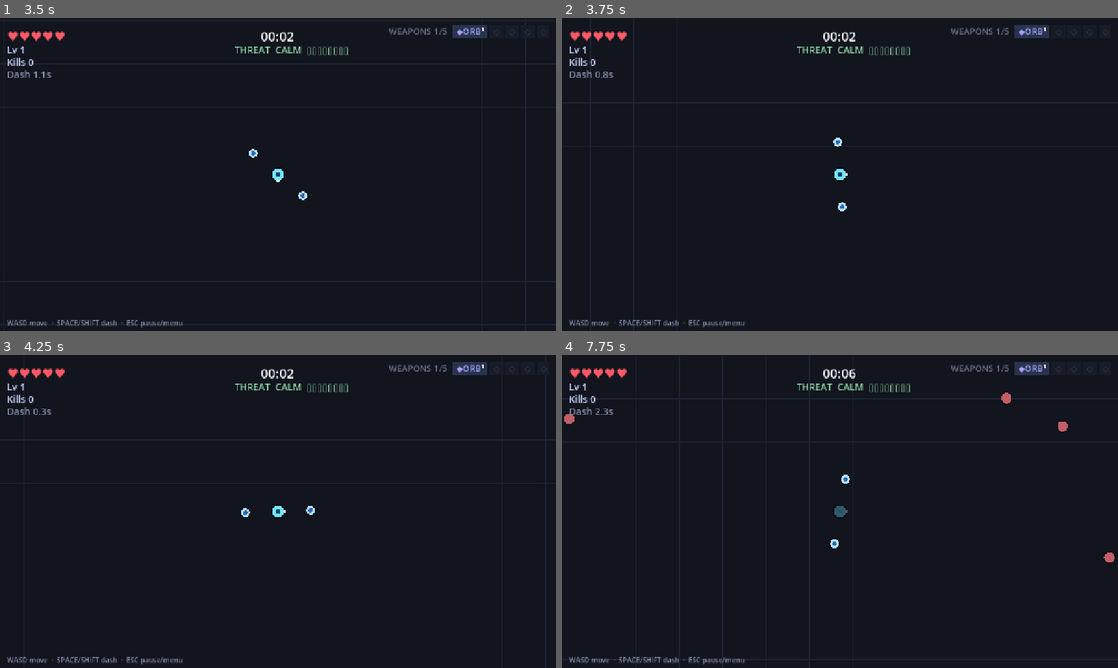
Above: before the commit, frames 1-4 (two rows, left to right).
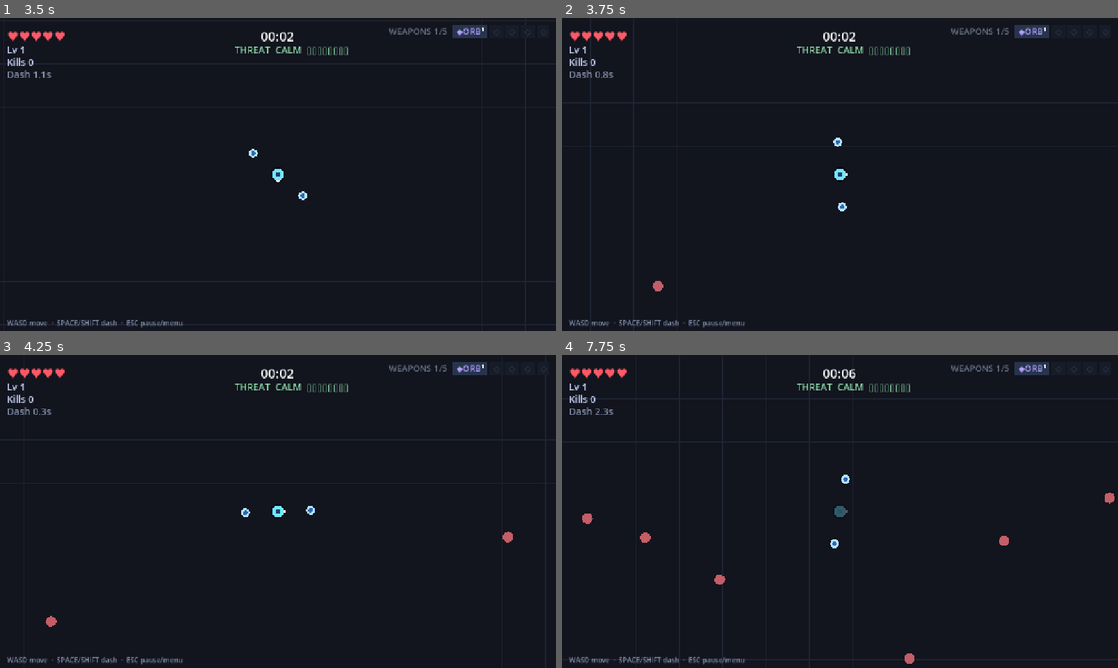
Above: after the commit, the same moments.

Repository: ICQCQ/NiceSwarm
Game: Godot game, scene res://scenes/main.tscn
Two runs of this game, one before a commit and one after it. Both use one fixed random seed, a clock stepped at 60 frames per second and the inputs below.
Inputs:
- Up to frame 1 (3.5 s): click "Play Solo" at 0.5 s; click "1. Orbit Blades" at 1.25 s; tap Enter at 2 s; hold D 2.03-2.78 s; hold Shift 2.03-2.78 s; tap Space at 2.27, 3.02 s; hold S from 2.78 s (still down); tap R at 2.85 s
- Up to frame 2 (3.75 s): release S at 3.53 s; hold D from 3.53 s (still down); tap M at 3.6 s
- Up to frame 3 (4.25 s): keep holding D
- Up to frame 4 (7.75 s): release D at 4.28 s; hold W 4.28-5.03 s; tap 1 at 4.35 s; tap Space at 4.52, 5.27, 6.02, 7.52 s; hold A 5.03-6.53 s; tap C at 5.1 s; tap V at 5.85 s; hold S 6.53-7.28 s; tap O at 6.6 s; hold D from 7.28 s (still down); tap L at 7.35 s

Frame 1 is identical in both runs. In frame 2, less than 0.1% of the frame differs, in the area x 16-19%, y 84-88%; in frame 3, 0.1%; in frame 4, 0.5%, in the area x 0-100%, y 12-99%.

Commit message:
balance: hard-difficulty pass — break the late-game snowball (target win <10%)
The game was too easy for a skilled player: once a build came online (~min 7) the
player out-ran/out-DPSed the capped swarm and took ZERO damage to 10:00. The kiting
bot sweep is saturated (dies mid-game) and blind to that window, so this was tuned
against a new FF lethality probe (NICESWARM_SIM god=1: immortal bot reaches 10:00,
player.lethal_taken tallies the would-be incoming damage per game-minute).

Density: ENEMY_CAP 220->300, spawn interval 5x (SPAWN_INTERVAL_START/_END 0.2/0.024)
ramped over DIFF_WARMUP_SECS 80->130 (survivable opening, not an instant flood),
SPAWN_DESIRED_* up, SPAWN_RING_MIN/_MAX 300/1200, SPAWN_SAFE_RADIUS 500->250.
Late-game lethality: DIFF_BASE 1/62->1/45, new ENEMY_SPEED_DIFF_SCALE 0.025 +
ENEMY_HP_DIFF_SCALE 0.04 (late enemies catch + survive a kiter), contact dmg
diff/12->diff/7, MAX_TELEGRAPHS 6->9. Player power-curve: XP_GAIN_MULT 0.5 (half
leveling), WEAPON_LEVEL_POWER 0.04->0.025.

Result (lethality probe): late-game incoming damage went from 0 to a sustained
2:191 3:1038 4:1214 ... 9:103 — brutal mid wall, no free late game. Tests 1026/0;
solo/merge/all_weapons smoke clean. Final <10% is a skilled-player playtest call.

Diff:
--- a/scripts/config/game_config.gd
+++ b/scripts/config/game_config.gd
@@ -10,33 +10,38 @@
 const MAX_WEAPON_LEVEL := 3      # per-weapon cap before it can be merged
 const MAX_FUSION_TIER := 2       # fusion depth cap: base+base->T1, T1+T1->T2 (final, no T3)
 const MAX_CHOICES := 6           # max upgrade options offered per level-up
-const ENEMY_CAP := 220           # hard limit on live enemies
+const ENEMY_CAP := 300           # hard limit on live enemies (was 220 — denser flood)
 const TELEGRAPH_WARN := 1.3      # seconds to dodge a telegraphed strike
-const MAX_TELEGRAPHS := 6        # cap simultaneous danger zones so the arena can't be blanketed
+const MAX_TELEGRAPHS := 9        # cap simultaneous danger zones (was 6 — more caster area-denial late)
 const NET_PORT := 24565          # default co-op port
 
 # --- weapon progression ---
 # Every weapon's base damage is multiplied by (1 + WEAPON_LEVEL_POWER * (party_level - 1)),
 # on top of its own Lv1->3 growth and the player's Power picks. Lets weapons you never
 # pour level-ups into still keep pace as the run (and enemy HP) scales. Tunable via FF.
-const WEAPON_LEVEL_POWER := 0.04
+const WEAPON_LEVEL_POWER := 0.025   # was 0.04 — dialed back to shrink the late-game DPS snowball
 
 # --- difficulty climb: difficulty += dt * BASE * warmup * (1 + heat*HEAT + (level-1)*LEVEL) ---
-const DIFF_BASE := 1.0 / 62.0    # base climb rate (gentler = slower ramp)
+const DIFF_BASE := 1.0 / 45.0    # base climb rate (was 1/62 — faster ramp, toward the old 1/34)
+# Late-game lethality: enemies scale fast/tanky enough with difficulty to catch and survive
+# against a high-DPS kiter (breaks the zero-damage snowball). Applied in spawner.make_enemy.
+const ENEMY_SPEED_DIFF_SCALE := 0.025  # enemy speed ×(1 + diff·this) — late enemies ~match player move speed
+const ENEMY_HP_DIFF_SCALE := 0.04      # enemy hp ×(1 + diff·this) — survive the alpha strike to reach you
 const DIFF_HEAT := 2.4           # how much clear-rate heat accelerates the climb
 const DIFF_LEVEL := 0.02         # how much each player level accelerates the climb
 const DIFF_LEVEL_STEP := 0.05     # flat difficulty added on each level-up
 const DIFF_WARMUP_FLOOR := 0.25  # early-game climb fraction at t=0
-const DIFF_WARMUP_SECS := 80.0   # seconds to ramp warmup to full
+const DIFF_WARMUP_SECS := 130.0  # seconds to ramp warmup to full (was 80 — longer ramp softens the
+                                 # difficulty/spawn-rate cliff now that the late game floods to 300)
 
 # --- spawning ---
-const SPAWN_RING_MIN := 700.0         # enemies spawn this far from the anchor player...
-const SPAWN_RING_MAX := 900.0         # ...up to this far (random within the ring)
-const SPAWN_SAFE_RADIUS := 500.0      # never spawn an enemy within this of ANY alive player
+const SPAWN_RING_MIN := 300.0         # enemies spawn this far from the anchor player... (was 700; note SPAWN_SAFE_RADIUS still clamps the effective min)
+const SPAWN_RING_MAX := 1200.0        # ...up to this far (random within the ring; was 900 — wider band)
+const SPAWN_SAFE_RADIUS := 250.0      # never spawn an enemy within this of ANY alive player (was 500 — closer spawns allowed)
 const SPAWN_DESIRED_BASE := 8.0       # target live-enemy count at difficulty 0 (was 6.0 — denser swarm)
 const SPAWN_DESIRED_PER_DIFF := 3.5   # +this many target enemies per difficulty point (was 2.5 — denser late game)
-const SPAWN_INTERVAL_START := 1.0     # seconds between spawns early (was 1.4 — faster spawn rate)
-const SPAWN_INTERVAL_END := 0.12      # seconds between spawns late (was 0.2 — faster late spawn rate)
+const SPAWN_INTERVAL_START := 0.2     # seconds between spawns early (5x faster than the prior 1.0)
+const SPAWN_INTERVAL_END := 0.024     # seconds between spawns late (5x faster than the prior 0.12)
 const SPAWN_REFILL_MULT := 0.4        # interval ×this while below the desired population
 
 # --- co-op party scaling (host-authoritative; N = peer_ids.size()) ---
--- a/scripts/core/spawner.gd
+++ b/scripts/core/spawner.gd
@@ -187,6 +187,7 @@
 	var t := clampf(main.elapsed / 540.0, 0.0, 1.0)
 	var interval: float = lerpf(GameConfig.SPAWN_INTERVAL_START, GameConfig.SPAWN_INTERVAL_END, t) / (1.0 + GameConfig.PARTY_RATE_PER * (main.peer_ids.size() - 1))
 	interval /= maxf(wave_intensity(), 0.1)  # wave peak = faster spawns, valley = slower
+	interval /= warmup()  # early-game brake: ramp the (5x) spawn rate in over ~80s so the opening is survivable, not an instant 300-enemy flood on a level-1 player
 	# keep the arena populated: if the player clears faster than enemies arrive,
 	# ramp spawns to refill toward a target population. The target starts small
 	# (calm opening) and grows with pace (time only — doesn't spike for a fast party).
@@ -268,10 +269,10 @@
 	e.tier = tier
 	var dl := diff()  # clear-difficulty drives hp/speed/dmg scaling (heat-accelerated)
 	var party: float = 1.0 + GameConfig.PARTY_HP_PER * (main.peer_ids.size() - 1)
-	e.hp = (d.hp0 + dl * d.hpk) * party
-	e.speed = d.spd + dl * d.get("spdk", 0.0)
+	e.hp = (d.hp0 + dl * d.hpk) * party * (1.0 + dl * GameConfig.ENEMY_HP_DIFF_SCALE)
+	e.speed = (d.spd + dl * d.get("spdk", 0.0)) * (1.0 + dl * GameConfig.ENEMY_SPEED_DIFF_SCALE)
 	e.radius = d.r
-	e.dmg = d.dmg + int(dl / 12.0)  # enemies hit harder as difficulty climbs
+	e.dmg = d.dmg + int(dl / 7.0)  # enemies hit harder as difficulty climbs (was dl/12 — steeper)
 	e.xp_value = d.xp
 	e.color = d.col
 	e.elite = d.get("elite", false)
--- a/tests/test_config.gd
+++ b/tests/test_config.gd
@@ -13,7 +13,7 @@
 	t.gt(GameConfig.WEAPON_LEVEL_POWER, 0.0, "WEAPON_LEVEL_POWER positive (weapons scale with party level)")
 	t.eq(GameConfig.MAX_CHOICES, 6, "MAX_CHOICES")
 	t.ok(GameConfig.XP_GAIN_MULT > 0.0 and GameConfig.XP_GAIN_MULT <= 1.0, "XP_GAIN_MULT in (0,1]")
-	t.eq(GameConfig.ENEMY_CAP, 220, "ENEMY_CAP")
+	t.eq(GameConfig.ENEMY_CAP, 300, "ENEMY_CAP")
 	t.eq(GameConfig.NET_PORT, 24565, "NET_PORT")
 	t.gt(GameConfig.TELEGRAPH_WARN, 0.0, "TELEGRAPH_WARN positive")
 	t.ok(GameConfig.ARENA.size.x > 0.0 and GameConfig.ARENA.size.y > 0.0, "ARENA has positive size")
Not shown, changed: CLAUDE.md
Not shown, changed: GAME_DESIGN.md
Not shown, changed: PLAN.md
Not shown, changed: docs/balance/SOLO_BALANCE_SIM.md
